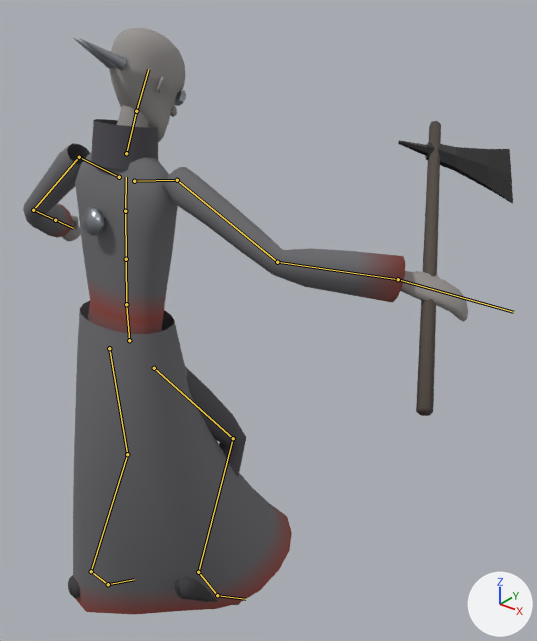
Two versions of the glTF model assets/models/characters/inquisitor.glb, one commit apart.
Camera for both pictures: a 50 mm camera at (1.58, -1.3, 2.15) aimed at (0.14, 0.5, 1.03). Every picture has the same lights, and +X, +Y and +Z are marked at lower right. The first picture is the older version. Both versions are drawn at frame 2 of the action 'fall-loop'; the numbers are the values there. The bones that change, and the others that lie on the model, are drawn over the model as lines.

In view in the first picture: 'Inquisitor'.
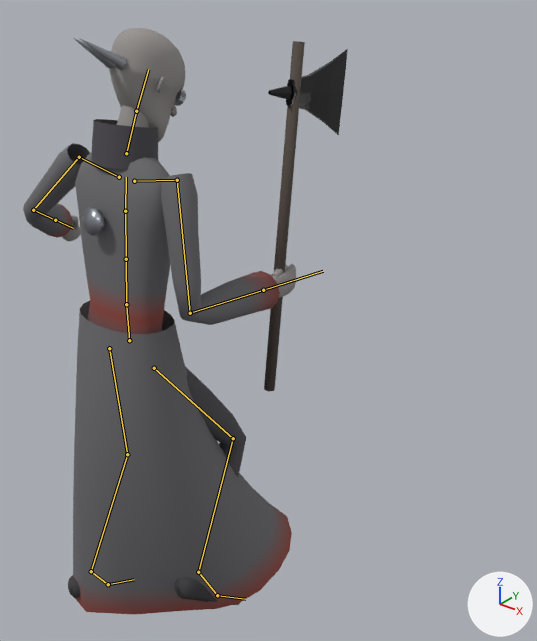
Location of each change, [x1, y1, x2, y2] in pixels of the pictures (537 x 641 px):
'Inquisitor', posed (34% narrower)
    before: [23, 28, 513, 615]
    after: [23, 28, 348, 615]
bone 'RightUpperArm', root to tip
    before: (177, 180) to (277, 262)
    after: (177, 180) to (190, 313)
bone 'RightLowerArm', root to tip
    before: (277, 262) to (398, 279)
    after: (190, 313) to (263, 290)
bone 'RightHand', root to tip
    before: (398, 279) to (513, 312)
    after: (263, 290) to (323, 271)

What the commit changed:
Bone 'RightUpperArm' (bone_rightupperarm) turns from (13, 24, -21) to (6, 0, 26) degrees about its own x, y and z.
Bone 'RightLowerArm' (bone_rightlowerarm) turns from (35, 0, 0) to (85, 0, 0) degrees about its own x, y and z.
Bone 'RightHand' (bone_righthand) turns from (-10, 0, 0) to (0, 12, 0) degrees about its own x, y and z.
